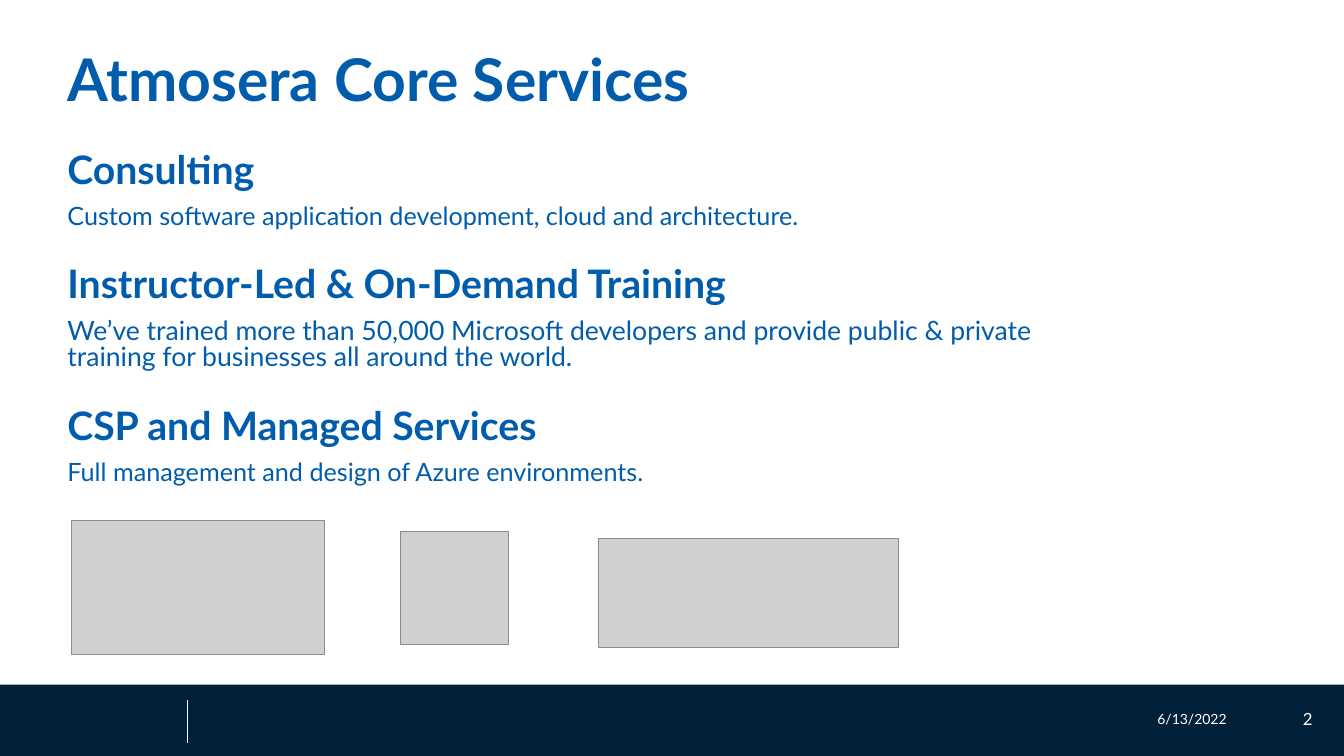
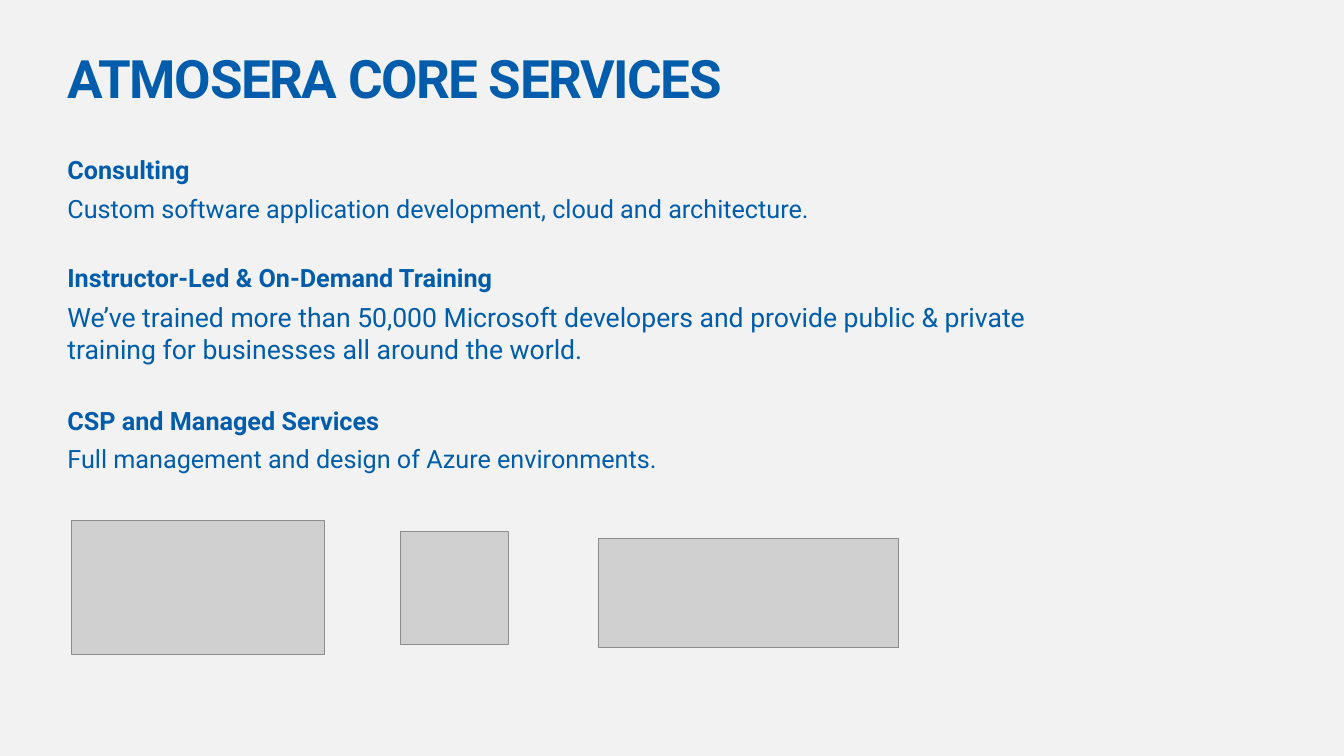
Before and after one commit to ZMon3y/bicepRBAC, a slide deck: slide 2 of bicepRBAC.pptx. Drawn at 1344x756 pixels with LibreOffice and Linux fonts; fonts in the diff are those of the drawing; grey boxes stand for pictures; background and template pictures are left out. Boxes give left, top, right and bottom in pixels: in the first picture for what was removed or moved away, otherwise in the second. Text is boxed around its words. In the diff, an @@ line names an element or a change of style, - is before the commit and + after.

```diff
--- a/bicepRBAC.pptx
+++ b/bicepRBAC.pptx
@@ background #FFFFFF to #F2F2F2 @@
@@ title at bbox=[67, 60, 722, 99]: text changed; size 42 to 37.8 pt; font Lato to Roboto @@
-Atmosera Core Services
+ATMOSERA CORE SERVICES
@@ text "Consulting" at bbox=[67, 160, 1025, 474]: size 28 to 18 pt in "Consulting", "Instructor-Led & On-Demand Training", "CSP and Managed Services"; font Lato to Roboto; line spacing 0.8 to 1; less space between paragraphs @@
@@ rectangle removed at bbox=[0, 685, 1344, 756] @@
@@ line removed from (188, 701) to (188, 743) @@
@@ text removed at bbox=[1157, 713, 1226, 725] @@
-6/13/2022
@@ page number removed at bbox=[1303, 713, 1313, 725] @@
-2
```
Also in this commit, not shown: 9 other slides changed, 1 slide added, 1 slide removed, 2 other files.
